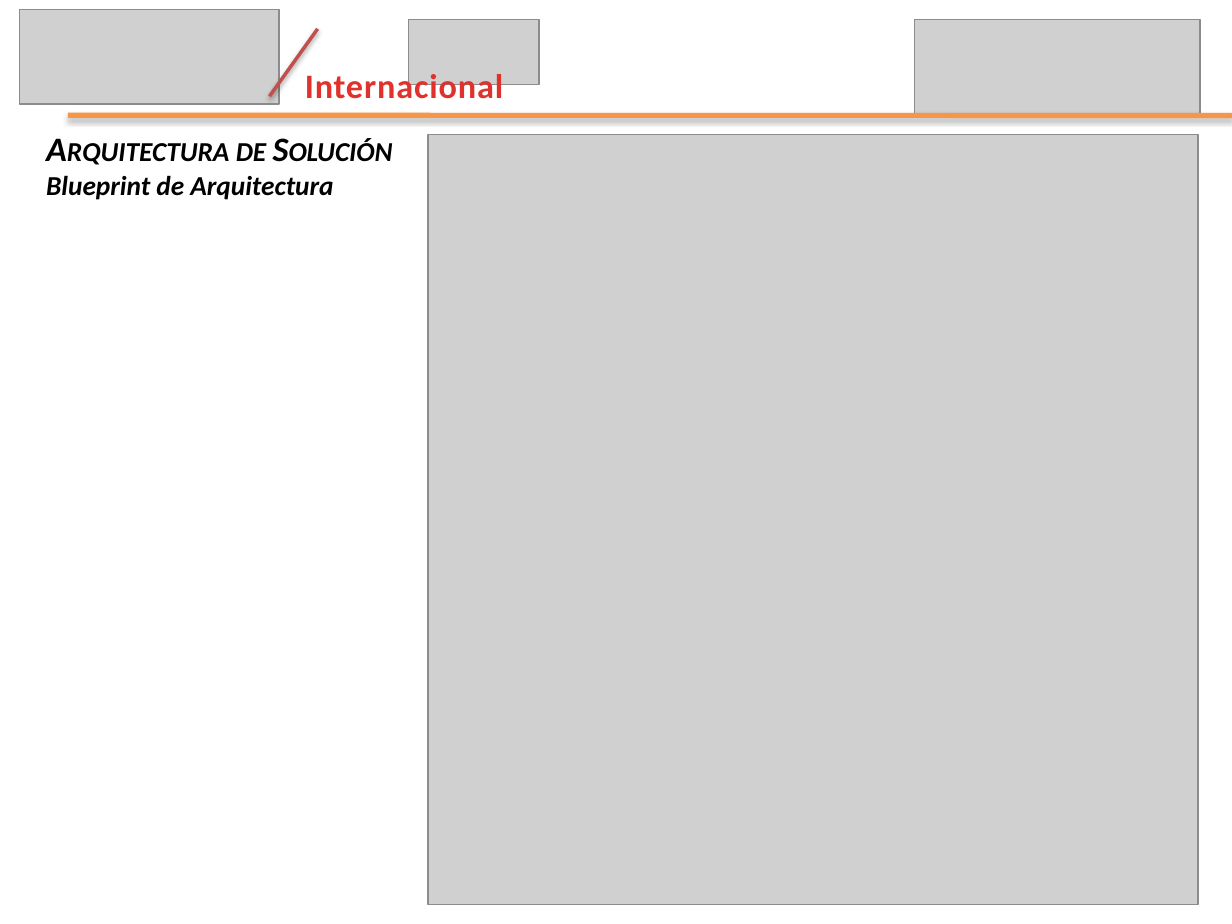
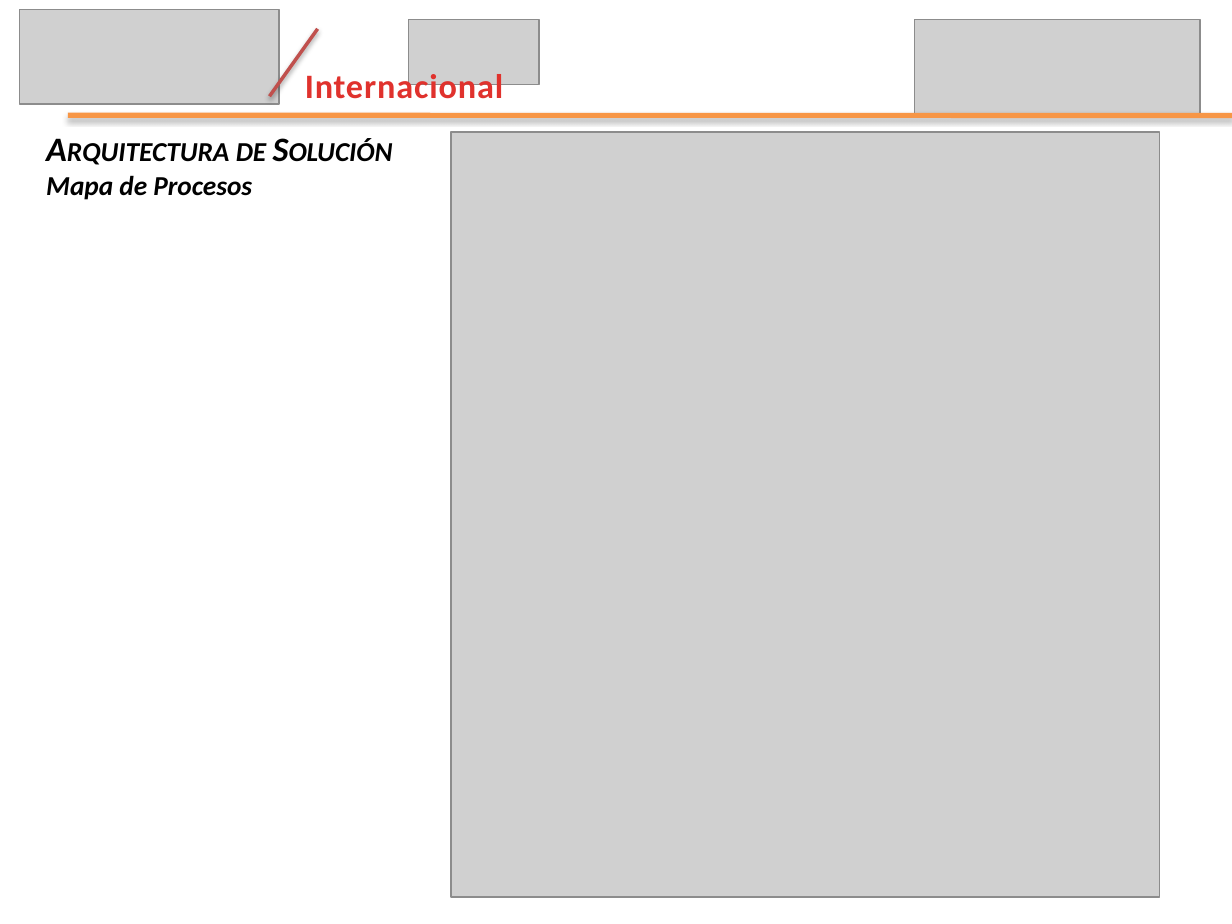
Before and after one commit to leseroth/ingenium-managment, a slide deck: slide 14 of CSOF5100 Proyecto 1/0621PresentacionIngenium.pptx (slide 11 before the commit). Drawn at 1232x924 pixels with LibreOffice and Linux fonts; fonts in the diff are those of the drawing; grey boxes stand for pictures. Boxes give left, top, right and bottom in pixels: in the first picture for what was removed or moved away, otherwise in the second. Text is boxed around its words. In the diff, an @@ line names an element or a change of style, - is before the commit and + after.

Commit message:
Version final

```diff
--- a/CSOF5100 Proyecto 1/0621PresentacionIngenium.pptx
+++ b/CSOF5100 Proyecto 1/0621PresentacionIngenium.pptx
@@ picture: place and size @@
-picture at [428,134,1198,904]
+picture at [451,132,1159,897]
@@ text at [46,175,252,200]: text changed @@
-Blueprint de Arquitectura
+Mapa de Procesos
```
Also in this commit, not shown: 1 other slide changed, 2 slides added.
